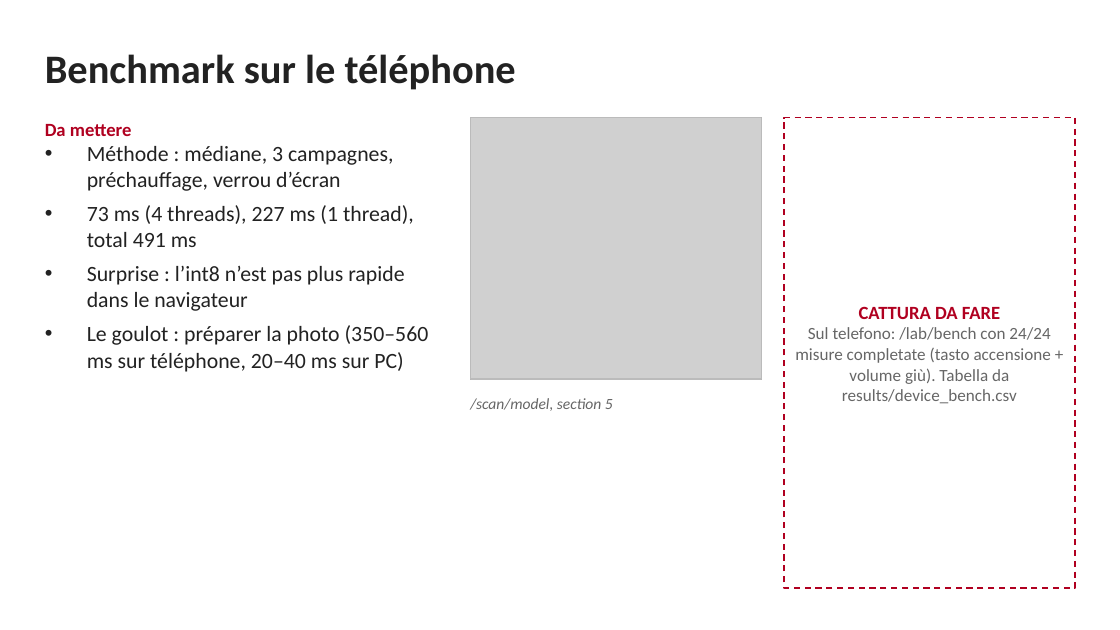
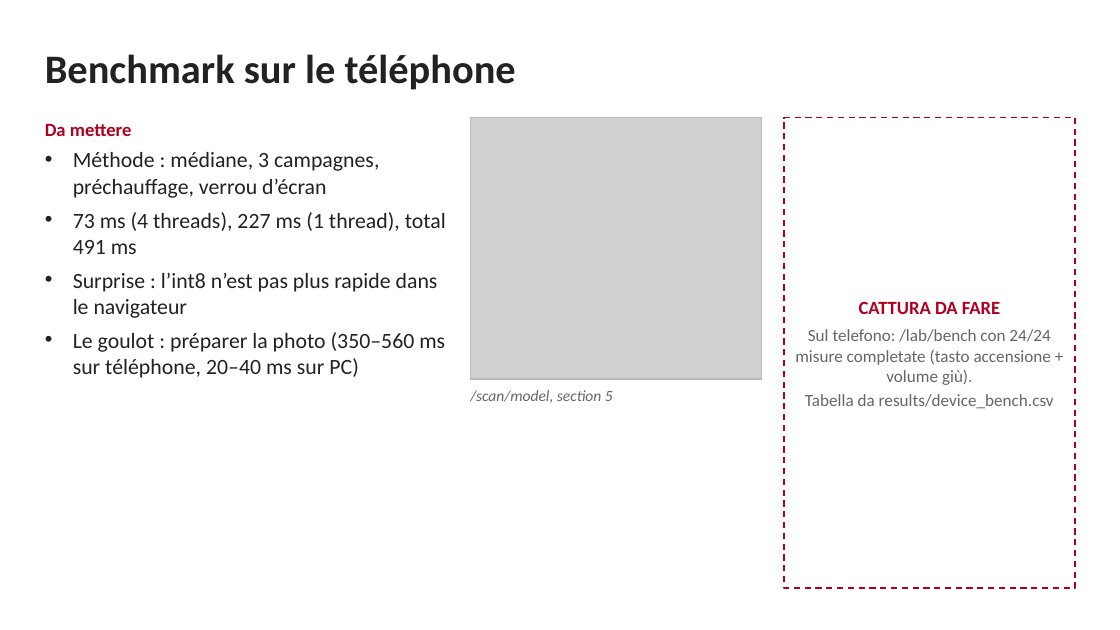
Before and after one commit to Simone-Me/food-recognition, a slide deck: slide 11 of docs/presentazione_mlops.pptx. Drawn at 1120x630 pixels with LibreOffice and Linux fonts; fonts in the diff are those of the drawing; grey boxes stand for pictures. Boxes give left, top, right and bottom in pixels: in the first picture for what was removed or moved away, otherwise in the second. Text is boxed around its words. In the diff, an @@ line names an element or a change of style, - is before the commit and + after.

```diff
--- a/docs/presentazione_mlops.pptx
+++ b/docs/presentazione_mlops.pptx
@@ text "Da mettere" at <box>45,124,446,378</box>: more space between paragraphs; indent changed @@
@@ rectangle at <box>784,118,1075,588</box>: fill #FFFFFF to none @@
@@ text at <box>795,329,1054,409</box>: text changed @@
-Sul telefono: /lab/bench con 24/24 misure completate (tasto accensione + volume giù). Tabella da results/device_bench.csv
+Sul telefono: /lab/bench con 24/24 misure completate (tasto accensione + volume giù).
+Tabella da results/device_bench.csv
@@ text at <box>859,301,1000,314</box>: more space between paragraphs @@
@@ text "/scan/model, section 5" at <box>470,390,613,403</box>: more space between paragraphs; vertical alignment middle to top @@
```
Also in this commit, not shown: 16 other slides changed, 1 other file.
